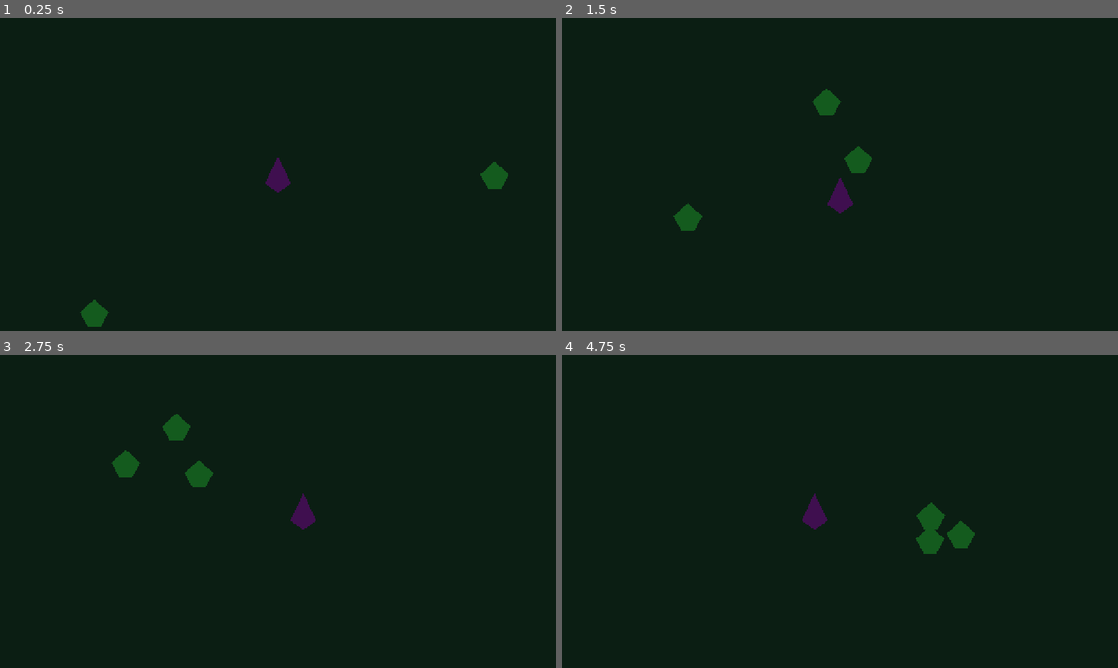
Above: before the commit, frames 1-4 (two rows, left to right).
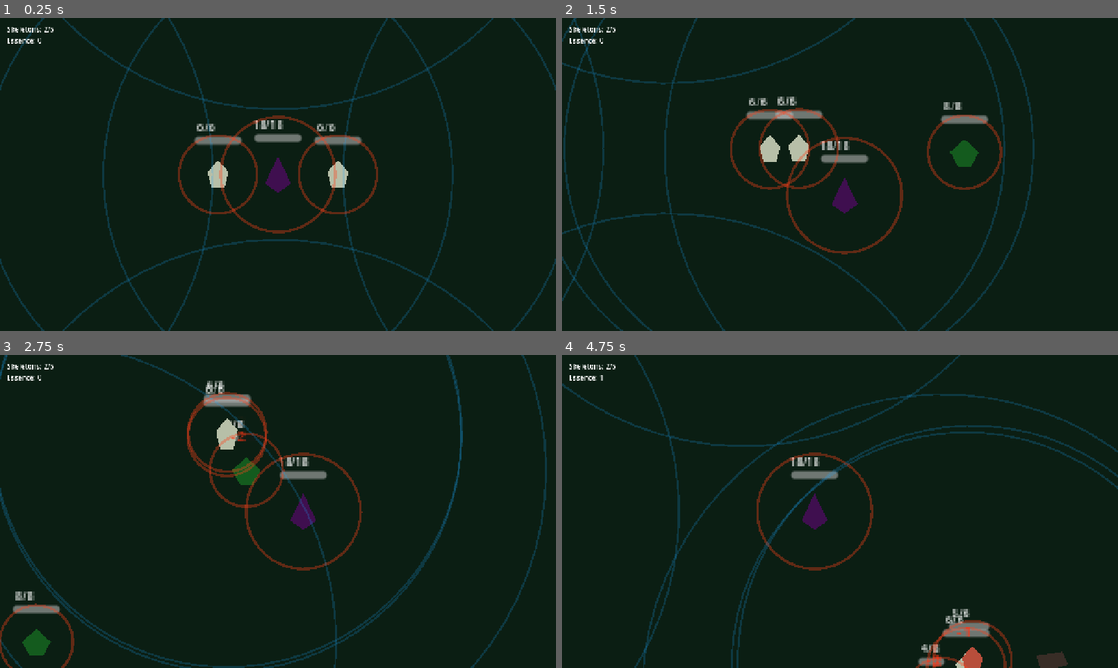
Above: after the commit, the same moments.

Repository: danivngopro/necromancer-game
Game: Godot game, scene res://scenes/world/main.tscn
Same seed, same stepped clock (60 frames per second), same inputs: the game is played once before the commit and once after it.
Inputs (mouse positions are in pixels of both pictures, inside the frame that each line leads up to):
- Up to frame 1 (0.25 s): no input
- Up to frame 2 (1.5 s): move the mouse to (962, 158) at 0.52 s; press the mouse at (962, 158) at 0.53 s; hold D (move_right) 0.53-1.28 s; tap E (resurrect) at 0.8, 1.35 s; move the mouse to (728, 190) at 1.27 s; release the mouse at (728, 190) at 1.28 s; hold S (move_down) from 1.28 s (still down)
- Up to frame 3 (2.75 s): click (166, 527) at 1.55 s; move the mouse to (333, 442) at 2.02 s; release S (move_down) at 2.03 s; press the mouse at (333, 442) at 2.03 s; hold D (move_right) from 2.03 s (still down); tap E (resurrect) at 2.3 s
- Up to frame 4 (4.75 s): move the mouse to (812, 574) at 2.77 s; release D (move_right) at 2.78 s; release the mouse at (812, 574) at 2.78 s; hold W (move_up) 2.78-3.53 s; tap E (resurrect) at 2.85, 3.8, 4.35 s; click (812, 574) at 3.05 s; move the mouse to (1006, 558) at 3.52 s; press the mouse at (1006, 558) at 3.53 s; hold A (move_left) from 3.53 s (still down); move the mouse to (673, 464) at 4.27 s; release the mouse at (673, 464) at 4.28 s; click (673, 464) at 4.55 s

The runs differ from the first frame. In frame 1, 6.0% of the frame differs, in the area x 0-100%, y 0-100%; in frame 2, 7.0%, in the area x 0-85%, y 0-100%; in frame 3, 6.8%; in frame 4, 5.9%.

Commit message:
feat: Enhance enemy and player interactions with unit feedback and range gizmos

Diff:
--- a/scenes/enemies/basic_enemy.tscn
+++ b/scenes/enemies/basic_enemy.tscn
@@ -1,7 +1,9 @@
-[gd_scene load_steps=5 format=3 uid="uid://basic_jungle_enemy"]
+[gd_scene load_steps=7 format=3 uid="uid://basic_jungle_enemy"]
 
 [ext_resource type="Script" path="res://scripts/ai/enemy_ai.gd" id="1_enemy"]
 [ext_resource type="Script" path="res://scripts/combat/health_component.gd" id="2_health"]
+[ext_resource type="Script" path="res://scripts/visuals/unit_feedback.gd" id="3_feedback"]
+[ext_resource type="Script" path="res://scripts/visuals/range_gizmo.gd" id="4_range"]
 
 [sub_resource type="CircleShape2D" id="CircleShape2D_body"]
 radius = 9.0
@@ -21,3 +23,25 @@
 [node name="HealthComponent" type="Node" parent="."]
 script = ExtResource("2_health")
 max_health = 8
+
+[node name="UnitFeedback" type="Node2D" parent="."]
+script = ExtResource("3_feedback")
+
+[node name="HealthBar" type="ProgressBar" parent="UnitFeedback"]
+offset_left = -18.0
+offset_top = -28.0
+offset_right = 18.0
+offset_bottom = -22.0
+show_percentage = false
+
+[node name="HpLabel" type="Label" parent="UnitFeedback"]
+offset_left = -16.0
+offset_top = -41.0
+offset_right = 28.0
+offset_bottom = -21.0
+theme_override_font_sizes/font_size = 8
+
+[node name="RangeGizmo" type="Node2D" parent="."]
+script = ExtResource("4_range")
+detection_range = 230.0
+attack_range = 28.0
--- a/scenes/player/player.tscn
+++ b/scenes/player/player.tscn
@@ -1,8 +1,10 @@
-[gd_scene load_steps=6 format=3 uid="uid://player_necromancer"]
+[gd_scene load_steps=8 format=3 uid="uid://player_necromancer"]
 
 [ext_resource type="Script" path="res://scripts/player/player_controller.gd" id="1_player"]
 [ext_resource type="Script" path="res://scripts/combat/health_component.gd" id="2_health"]
 [ext_resource type="Script" path="res://scripts/summoning/resurrection_controller.gd" id="3_resurrection"]
+[ext_resource type="Script" path="res://scripts/visuals/unit_feedback.gd" id="4_feedback"]
+[ext_resource type="Script" path="res://scripts/visuals/range_gizmo.gd" id="5_range"]
 
 [sub_resource type="CircleShape2D" id="CircleShape2D_body"]
 radius = 10.0
@@ -26,6 +28,27 @@
 script = ExtResource("2_health")
 max_health = 18
 
+[node name="UnitFeedback" type="Node2D" parent="."]
+script = ExtResource("4_feedback")
+
+[node name="HealthBar" type="ProgressBar" parent="UnitFeedback"]
+offset_left = -18.0
+offset_top = -31.0
+offset_right = 18.0
+offset_bottom = -25.0
+show_percentage = false
+
+[node name="HpLabel" type="Label" parent="UnitFeedback"]
+offset_left = -19.0
+offset_top = -44.0
+offset_right = 28.0
+offset_bottom = -24.0
+theme_override_font_sizes/font_size = 8
+
+[node name="RangeGizmo" type="Node2D" parent="."]
+script = ExtResource("5_range")
+attack_range = 44.0
+
 [node name="ResurrectionController" type="Area2D" parent="."]
 collision_layer = 0
 collision_mask = 8
--- a/scenes/skeletons/skeleton.tscn
+++ b/scenes/skeletons/skeleton.tscn
@@ -1,7 +1,9 @@
-[gd_scene load_steps=5 format=3 uid="uid://raised_skeleton"]
+[gd_scene load_steps=7 format=3 uid="uid://raised_skeleton"]
 
 [ext_resource type="Script" path="res://scripts/ai/skeleton_ai.gd" id="1_skeleton"]
 [ext_resource type="Script" path="res://scripts/combat/health_component.gd" id="2_health"]
+[ext_resource type="Script" path="res://scripts/visuals/unit_feedback.gd" id="3_feedback"]
+[ext_resource type="Script" path="res://scripts/visuals/range_gizmo.gd" id="4_range"]
 
 [sub_resource type="CircleShape2D" id="CircleShape2D_body"]
 radius = 8.0
@@ -21,3 +23,25 @@
 [node name="HealthComponent" type="Node" parent="."]
 script = ExtResource("2_health")
 max_health = 6
+
+[node name="UnitFeedback" type="Node2D" parent="."]
+script = ExtResource("3_feedback")
+
+[node name="HealthBar" type="ProgressBar" parent="UnitFeedback"]
+offset_left = -18.0
+offset_top = -29.0
+offset_right = 18.0
+offset_bottom = -23.0
+show_percentage = false
+
+[node name="HpLabel" type="Label" parent="UnitFeedback"]
+offset_left = -16.0
+offset_top = -42.0
+offset_right = 28.0
+offset_bottom = -22.0
+theme_override_font_sizes/font_size = 8
+
+[node name="RangeGizmo" type="Node2D" parent="."]
+script = ExtResource("4_range")
+detection_range = 180.0
+attack_range = 30.0
--- a/scenes/world/corpse.tscn
+++ b/scenes/world/corpse.tscn
@@ -14,5 +14,15 @@
 color = Color(0.22, 0.18, 0.15, 1)
 polygon = PackedVector2Array(-12, -5, 8, -8, 13, 2, -8, 7)
 
+[node name="Highlight" type="Polygon2D" parent="."]
+visible = false
+z_index = -1
+color = Color(0.45, 1, 0.25, 0.32)
+polygon = PackedVector2Array(0, -17, 12, -12, 17, 0, 12, 12, 0, 17, -12, 12, -17, 0, -12, -12)
+
 [node name="CollisionShape2D" type="CollisionShape2D" parent="."]
 shape = SubResource("CircleShape2D_body")
+
+[node name="RevivePopupAnchor" type="Node2D" parent="."]
+
+[node name="ReviveSoundPlaceholder" type="AudioStreamPlayer2D" parent="."]
--- a/scenes/world/main.tscn
+++ b/scenes/world/main.tscn
@@ -1,9 +1,13 @@
-[gd_scene load_steps=3 format=3 uid="uid://main_game_scene"]
+[gd_scene load_steps=5 format=3 uid="uid://main_game_scene"]
 
 [ext_resource type="PackedScene" path="res://scenes/player/player.tscn" id="1_player"]
 [ext_resource type="PackedScene" path="res://scenes/enemies/basic_enemy.tscn" id="2_enemy"]
+[ext_resource type="Script" path="res://scripts/world/main.gd" id="3_main"]
+[ext_resource type="Script" path="res://scripts/ui/army_debug_ui.gd" id="4_army_ui"]
 
 [node name="Main" type="Node2D"]
+script = ExtResource("3_main")
+basic_enemy_scene = ExtResource("2_enemy")
 
 [node name="Ground" type="ColorRect" parent="."]
 offset_left = -2048.0
@@ -18,11 +22,12 @@
 
 [node name="Enemies" type="Node2D" parent="."]
 
-[node name="BasicEnemy" parent="Enemies" instance=ExtResource("2_enemy")]
-position = Vector2(190, 0)
+[node name="UI" type="CanvasLayer" parent="."]
 
-[node name="BasicEnemy2" parent="Enemies" instance=ExtResource("2_enemy")]
-position = Vector2(-160, 120)
-
-[node name="BasicEnemy3" parent="Enemies" instance=ExtResource("2_enemy")]
-position = Vector2(90, -170)
+[node name="ArmyDebugUI" type="Label" parent="UI"]
+offset_left = 16.0
+offset_top = 14.0
+offset_right = 196.0
+offset_bottom = 62.0
+theme_override_font_sizes/font_size = 16
+script = ExtResource("4_army_ui")
--- a/scripts/ai/enemy_ai.gd
+++ b/scripts/ai/enemy_ai.gd
@@ -3,11 +3,11 @@
 
 enum State { IDLE, CHASE, ATTACK, DEAD }
 
-@export var move_speed: float = 95.0
+@export var move_speed: float = 78.0
 @export var contact_damage: int = 1
-@export var detection_range: float = 260.0
+@export var detection_range: float = 230.0
 @export var attack_range: float = 28.0
-@export var attack_cooldown: float = 0.65
+@export var attack_cooldown: float = 0.85
 
 @onready var health: HealthComponent = $HealthComponent
 
@@ -86,11 +86,14 @@
 		target = null
 		return
 
+	print("%s attacks %s for %d" % [name, target.name, contact_damage])
 	target_health.apply_damage(contact_damage, self)
 	_attack_timer = attack_cooldown
 
 
 func _on_died(_source: Node) -> void:
 	state = State.DEAD
+	print("%s died; spawning corpse" % name)
+	GameManager.record_enemy_kill(self, _source)
 	GameManager.spawn_corpse(global_position)
 	queue_free()
--- a/scripts/ai/skeleton_ai.gd
+++ b/scripts/ai/skeleton_ai.gd
@@ -97,10 +97,12 @@
 		target_enemy = null
 		return
 
+	print("%s attacks %s for %d" % [name, target_enemy.name, attack_damage])
 	enemy_health.apply_damage(attack_damage, self)
 	_attack_timer = attack_cooldown
 
 
 func _on_died(_source: Node) -> void:
 	state = State.DEAD
+	print("%s died" % name)
 	queue_free()
--- a/scripts/managers/game_manager.gd
+++ b/scripts/managers/game_manager.gd
@@ -6,7 +6,12 @@
 signal corpse_registered(corpse: Node2D)
 signal corpse_spawned(corpse: Node2D)
 signal skeleton_registered(skeleton: Node2D)
+signal skeleton_unregistered(skeleton: Node2D)
 signal skeleton_spawned(skeleton: Node2D)
+signal skeleton_cap_changed(current_count: int, max_count: int)
+signal essence_changed(essence: int)
+signal enemy_killed(enemy: Node2D, source: Node)
+signal progression_reward_applied(message: String)
 
 const SKELETON_SCENE: PackedScene = preload("res://scenes/skeletons/skeleton.tscn")
 const CORPSE_SCENE: PackedScene = preload("res://scenes/world/corpse.tscn")
@@ -15,6 +20,12 @@
 var enemies: Array[Node2D] = []
 var corpses: Array[Node2D] = []
 var skeletons: Array[Node2D] = []
+var skeleton_cap: int = 5
+var essence: int = 0
+var kills_since_reward: int = 0
+
+@export var essence_per_kill: int = 1
+@export var kills_per_reward: int = 3
 
 func register_player(new_player: Node2D) -> void:
 	player = new_player
@@ -47,27 +58,66 @@
 	if skeleton not in skeletons:
 		skeletons.append(skeleton)
 		skeleton_registered.emit(skeleton)
+		skeleton_cap_changed.emit(get_skeleton_count(), skeleton_cap)
 
 
 func unregister_skeleton(skeleton: Node2D) -> void:
-	skeletons.erase(skeleton)
+	if skeleton in skeletons:
+		skeletons.erase(skeleton)
+		skeleton_unregistered.emit(skeleton)
+		skeleton_cap_changed.emit(get_skeleton_count(), skeleton_cap)
+
+
+func get_skeleton_count() -> int:
+	_prune_invalid_units(skeletons)
+	return skeletons.size()
+
+
+func can_spawn_skeleton() -> bool:
+	return get_skeleton_count() < skeleton_cap
 
 
 func spawn_skeleton(spawn_position: Vector2) -> Node2D:
+	if not can_spawn_skeleton():
+		print("Skeleton cap reached: %d/%d" % [get_skeleton_count(), skeleton_cap])
+		return null
+
 	var skeleton := SKELETON_SCENE.instantiate() as Node2D
+	skeleton.global_position = spawn_position
 	get_tree().current_scene.add_child(skeleton)
-	skeleton.global_position = spawn_position
 	register_skeleton(skeleton)
 	skeleton_spawned.emit(skeleton)
+	print("Resurrected skeleton at %s" % skeleton.global_position)
 	return skeleton
 
 
 func spawn_corpse(spawn_position: Vector2) -> Node2D:
 	var corpse := CORPSE_SCENE.instantiate() as Node2D
+	corpse.global_position = spawn_position
 	get_tree().current_scene.add_child(corpse)
-	corpse.global_position = spawn_position
 	corpse_spawned.emit(corpse)
+	print("Spawned corpse at %s" % corpse.global_position)
 	return corpse
+
+
+func record_enemy_kill(enemy: Node2D, source: Node) -> void:
+	essence += essence_per_kill
+	kills_since_reward += 1
+	enemy_killed.emit(enemy, source)
+	essence_changed.emit(essence)
+	print("Enemy killed. Essence: %d. Reward progress: %d/%d" % [essence, kills_since_reward, kills_per_reward])
+
+	if kills_since_reward >= kills_per_reward:
+		kills_since_reward = 0
+		_apply_progression_reward()
+
+
+func _apply_progression_reward() -> void:
+	skeleton_cap += 1
+	skeleton_cap_changed.emit(get_skeleton_count(), skeleton_cap)
+	var message := "Skeleton cap increased to %d" % skeleton_cap
+	print(message)
+	progression_reward_applied.emit(message)
 
 
 func get_health_component(unit: Node) -> HealthComponent:
@@ -77,12 +127,21 @@
 	return unit.get_node_or_null("HealthComponent") as HealthComponent
 
 
+func _prune_invalid_units(units: Array[Node2D]) -> void:
+	for index in range(units.size() - 1, -1, -1):
+		if not is_instance_valid(units[index]):
+			units.remove_at(index)
+
+
 func get_nearest_enemy(from_position: Vector2, max_distance: float) -> Node2D:
 	var nearest_enemy: Node2D
 	var nearest_distance := max_distance
 
 	for enemy in enemies:
 		if not is_instance_valid(enemy):
+			continue
+		var health := get_health_component(enemy)
+		if health == null or health.is_dead:
 			continue
 
 		var distance := from_position.distance_to(enemy.global_position)
--- a/scripts/player/player_controller.gd
+++ b/scripts/player/player_controller.gd
@@ -42,14 +42,16 @@
 	if enemy == null:
 		return
 
-	var enemy_health := enemy.get_node_or_null("HealthComponent") as HealthComponent
+	var enemy_health := GameManager.get_health_component(enemy)
 	if enemy_health == null:
 		return
 
+	print("%s attacks %s for %d" % [name, enemy.name, attack_damage])
 	enemy_health.apply_damage(attack_damage, self)
 	_attack_timer = attack_cooldown
 
 
 func _on_died(_source: Node) -> void:
+	print("%s died" % name)
 	set_physics_process(false)
 	set_process_unhandled_input(false)
--- a/scripts/summoning/corpse.gd
+++ b/scripts/summoning/corpse.gd
@@ -7,10 +7,19 @@
 @export var skeleton_spawn_offset: Vector2 = Vector2(0, -12)
 @export var lifetime_seconds: float = 12.0
 
+@onready var body: CanvasItem = $Body
+@onready var highlight: CanvasItem = get_node_or_null("Highlight") as CanvasItem
+@onready var popup_anchor: Node2D = get_node_or_null("RevivePopupAnchor") as Node2D
+@onready var revive_sound: AudioStreamPlayer2D = get_node_or_null("ReviveSoundPlaceholder") as AudioStreamPlayer2D
+
 var is_consumed: bool = false
+var _base_body_color: Color = Color.WHITE
 
 func _ready() -> void:
+	_base_body_color = body.modulate
+	set_highlighted(false)
 	GameManager.register_corpse(self)
+	print("Corpse ready at %s" % global_position)
 	if lifetime_seconds > 0.0:
 		get_tree().create_timer(lifetime_seconds).timeout.connect(_expire)
 
@@ -23,16 +32,64 @@
 	if is_consumed:
 		return null
 
+	if not GameManager.can_spawn_skeleton():
+		print("Cannot resurrect: skeleton cap reached")
+		show_revive_feedback("CAP FULL", Color(1.0, 0.45, 0.1, 1.0))
+		return null
+
 	is_consumed = true
+	print("Resurrecting corpse at %s" % global_position)
+	show_revive_feedback("+SKELETON", Color(0.55, 1.0, 0.75, 1.0))
 	var skeleton := GameManager.spawn_skeleton(global_position + skeleton_spawn_offset)
 	resurrected.emit(self, skeleton)
 	queue_free()
 	return skeleton
 
 
+func set_highlighted(is_highlighted: bool) -> void:
+	if highlight != null:
+		highlight.visible = is_highlighted
+
+	if body != null:
+		body.modulate = Color(0.75, 1.0, 0.55, 1.0) if is_highlighted else _base_body_color
+
+
+func show_revive_feedback(text: String, color: Color = Color(0.55, 1.0, 0.75, 1.0)) -> void:
+	print("Revive feedback: %s" % text)
+	print("SFX placeholder: revive")
+	if revive_sound != null and revive_sound.stream != null:
+		revive_sound.play()
+
+	if body != null:
+		body.modulate = color
+
+	var popup := Label.new()
+	popup.name = "RevivePopup"
+	popup.text = text
+	popup.z_index = 60
+	popup.add_theme_color_override("font_color", color)
+	popup.add_theme_font_size_override("font_size", 11)
+
+	var parent := get_tree().current_scene if get_tree().current_scene != null else self
+	parent.add_child(popup)
+	var local_offset := Vector2(-24, -24)
+	if parent is Node2D:
+		popup.global_position = global_position + local_offset
+	else:
+		popup.position = local_offset
+
+	var tween := popup.create_tween()
+	tween.set_parallel(true)
+	tween.tween_property(popup, "position", popup.position + Vector2(0, -18), 0.55)
+	tween.tween_property(popup, "modulate:a", 0.0, 0.55)
+	tween.set_parallel(false)
+	tween.tween_callback(popup.queue_free)
+
+
 func _expire() -> void:
 	if is_consumed or not is_inside_tree():
 		return
 
+	print("Corpse expired at %s" % global_position)
 	expired.emit(self)
 	queue_free()
--- a/scripts/summoning/resurrection_controller.gd
+++ b/scripts/summoning/resurrection_controller.gd
@@ -3,6 +3,7 @@
 
 signal resurrection_requested(corpse: Corpse)
 signal resurrection_completed(skeleton: Node2D)
+signal skeleton_cap_reached(current_count: int, max_count: int)
 
 var nearby_corpses: Array[Corpse] = []
 
@@ -16,9 +17,16 @@
 	if corpse == null:
 		return
 
+	if not GameManager.can_spawn_skeleton():
+		skeleton_cap_reached.emit(GameManager.get_skeleton_count(), GameManager.skeleton_cap)
+		corpse.show_revive_feedback("CAP FULL", Color(1.0, 0.45, 0.1, 1.0))
+		return
+
+	print("Resurrection requested for %s" % corpse.name)
 	resurrection_requested.emit(corpse)
 	var skeleton := corpse.resurrect()
 	if skeleton != null:
+		print("Resurrection completed: %s" % skeleton.name)
 		resurrection_completed.emit(skeleton)
 
 
@@ -41,8 +49,23 @@
 func _on_area_entered(area: Area2D) -> void:
 	if area is Corpse and area not in nearby_corpses:
 		nearby_corpses.append(area)
+		_refresh_corpse_highlights()
 
 
 func _on_area_exited(area: Area2D) -> void:
 	if area is Corpse:
 		nearby_corpses.erase(area)
+		area.set_highlighted(false)
+		_refresh_corpse_highlights()
+
+
+func _process(_delta: float) -> void:
+	_refresh_corpse_highlights()
+
+
+func _refresh_corpse_highlights() -> void:
+	var nearest := _get_nearest_corpse()
+	for corpse in nearby_corpses:
+		if not is_instance_valid(corpse):
+			continue
+		corpse.set_highlighted(corpse == nearest)
--- /dev/null
+++ b/scripts/ui/army_debug_ui.gd
@@ -0,0 +1,35 @@
+class_name ArmyDebugUI
+extends Label
+
+func _ready() -> void:
+	GameManager.skeleton_registered.connect(_refresh)
+	GameManager.skeleton_unregistered.connect(_refresh)
+	GameManager.skeleton_cap_changed.connect(_refresh_count)
+	GameManager.essence_changed.connect(_refresh_essence)
+	GameManager.progression_reward_applied.connect(_on_progression_reward)
+	_refresh()
+
+
+func _refresh(_unit: Node2D = null) -> void:
+	_update_text()
+
+
+func _refresh_count(_current_count: int, _max_count: int) -> void:
+	_update_text()
+
+
+func _refresh_essence(_essence: int) -> void:
+	_update_text()
+
+
+func _on_progression_reward(message: String) -> void:
+	print("Progression reward: %s" % message)
+	_update_text()
+
+
+func _update_text() -> void:
+	text = "Skeletons: %d/%d\nEssence: %d" % [
+		GameManager.get_skeleton_count(),
+		GameManager.skeleton_cap,
+		GameManager.essence
+	]
--- /dev/null
+++ b/scripts/visuals/range_gizmo.gd
@@ -0,0 +1,23 @@
+class_name RangeGizmo
+extends Node2D
+
+@export var detection_range: float = 0.0
+@export var attack_range: float = 0.0
+@export var detection_color: Color = Color(0.1, 0.65, 1.0, 0.2)
+@export var attack_color: Color = Color(1.0, 0.25, 0.1, 0.35)
+@export var enabled: bool = true
+
+func _ready() -> void:
+	z_index = 20
+	queue_redraw()
+
+
+func _draw() -> void:
+	if not enabled:
+		return
+
+	if detection_range > 0.0:
+		draw_arc(Vector2.ZERO, detection_range, 0.0, TAU, 72, detection_color, 1.5)
+
+	if attack_range > 0.0:
+		draw_arc(Vector2.ZERO, attack_range, 0.0, TAU, 48, attack_color, 2.0)
--- /dev/null
+++ b/scripts/visuals/unit_feedback.gd
@@ -0,0 +1,108 @@
+class_name UnitFeedback
+extends Node2D
+
+@export var body_path: NodePath = NodePath("../Body")
+@export var health_path: NodePath = NodePath("../HealthComponent")
+@export var health_bar_path: NodePath = NodePath("HealthBar")
+@export var hp_label_path: NodePath = NodePath("HpLabel")
+@export var popup_offset: Vector2 = Vector2(-12, -30)
+@export var knockback_distance: float = 10.0
+@export var hit_flash_seconds: float = 0.08
+
+@onready var body: CanvasItem = get_node_or_null(body_path) as CanvasItem
+@onready var health: HealthComponent = get_node_or_null(health_path) as HealthComponent
+@onready var health_bar: ProgressBar = get_node_or_null(health_bar_path) as ProgressBar
+@onready var hp_label: Label = get_node_or_null(hp_label_path) as Label
+
+var _base_modulate: Color = Color.WHITE
+
+func _ready() -> void:
+	if body != null:
+		_base_modulate = body.modulate
+
+	if health == null:
+		return
+
+	health.health_changed.connect(_on_health_changed)
+	health.damaged.connect(_on_damaged)
+	health.died.connect(_on_died)
+	_on_health_changed(health.current_health, health.max_health)
+
+
+func _on_health_changed(current_health: int, max_health: int) -> void:
+	if health_bar != null:
+		health_bar.max_value = max_health
+		health_bar.value = current_health
+
+	if hp_label != null:
+		hp_label.text = "%d/%d" % [current_health, max_health]
+
+
+func _on_damaged(amount: int, source: Node) -> void:
+	print("%s took %d damage from %s" % [_unit_name(), amount, _source_name(source)])
+	_spawn_damage_popup(amount)
+	_hit_flash()
+	_apply_knockback(source)
+
+
+func _on_died(source: Node) -> void:
+	print("%s died after damage from %s" % [_unit_name(), _source_name(source)])
+
+
+func _spawn_damage_popup(amount: int) -> void:
+	var popup := Label.new()
+	popup.name = "DamagePopup"
+	popup.text = "-%d" % amount
+	popup.position = popup_offset
+	popup.z_index = 50
+	popup.add_theme_color_override("font_color", Color(1.0, 0.2, 0.08, 1.0))
+	popup.add_theme_font_size_override("font_size", 12)
+	add_child(popup)
+
+	var tween := create_tween()
+	tween.set_parallel(true)
+	tween.tween_property(popup, "position", popup_offset + Vector2(0, -18), 0.45)
+	tween.tween_property(popup, "modulate:a", 0.0, 0.45)
+	tween.set_parallel(false)
+	tween.tween_callback(popup.queue_free)
+
+
+func _hit_flash() -> void:
+	if body == null:
+		return
+
+	body.modulate = Color(1.0, 0.25, 0.18, 1.0)
+	var tween := create_tween()
+	tween.tween_property(body, "modulate", _base_modulate, hit_flash_seconds)
+
+
+func _apply_knockback(source: Node) -> void:
+	var target_node := _feedback_owner()
+	if source == null or target_node == null or not (source is Node2D):
+		return
+
+	var source_node := source as Node2D
+	var direction := target_node.global_position - source_node.global_position
+	if direction.length_squared() == 0.0:
+		return
+
+	target_node.global_position += direction.normalized() * knockback_distance
+
+
+func _feedback_owner() -> Node2D:
+	if owner is Node2D:
+		return owner as Node2D
+	return get_parent() as Node2D
+
+
+func _unit_name() -> String:
+	var target_node := _feedback_owner()
+	if target_node != null:
+		return target_node.name
+	return name
+
+
+func _source_name(source: Node) -> String:
+	if source == null:
+		return "unknown"
+	return source.name
--- /dev/null
+++ b/scripts/world/main.gd
@@ -0,0 +1,37 @@
+extends Node2D
+
+@export var basic_enemy_scene: PackedScene
+@export var startup_enemy_count: int = 4
+@export var startup_spawn_radius: float = 280.0
+@export var starting_skeleton_count: int = 2
+@export var starting_skeleton_radius: float = 46.0
+
+@onready var enemies_root: Node2D = $Enemies
+@onready var player: Node2D = $Player
+
+func _ready() -> void:
+	spawn_starting_skeletons()
+	spawn_starting_enemies()
+
+
+func spawn_starting_skeletons() -> void:
+	if player == null:
+		return
+
+	for index in starting_skeleton_count:
+		var angle := TAU * float(index) / float(starting_skeleton_count)
+		var offset := Vector2(cos(angle), sin(angle)) * starting_skeleton_radius
+		GameManager.spawn_skeleton(player.global_position + offset)
+
+
+func spawn_starting_enemies() -> void:
+	if player == null or enemies_root == null or basic_enemy_scene == null:
+		return
+
+	for index in startup_enemy_count:
+		var enemy := basic_enemy_scene.instantiate() as Node2D
+		var angle := TAU * float(index) / float(startup_enemy_count)
+		var stagger := Vector2(cos(angle), sin(angle)) * startup_spawn_radius
+		enemy.global_position = player.global_position + stagger
+		enemies_root.add_child(enemy)
+		print("Spawned startup enemy %s at %s" % [enemy.name, enemy.global_position])
Not shown, added: scripts/ui/army_debug_ui.gd.uid
Not shown, added: scripts/visuals/range_gizmo.gd.uid
Not shown, added: scripts/visuals/unit_feedback.gd.uid
Not shown, added: scripts/world/main.gd.uid
Not shown, changed: tests/validate_foundation.ps1
